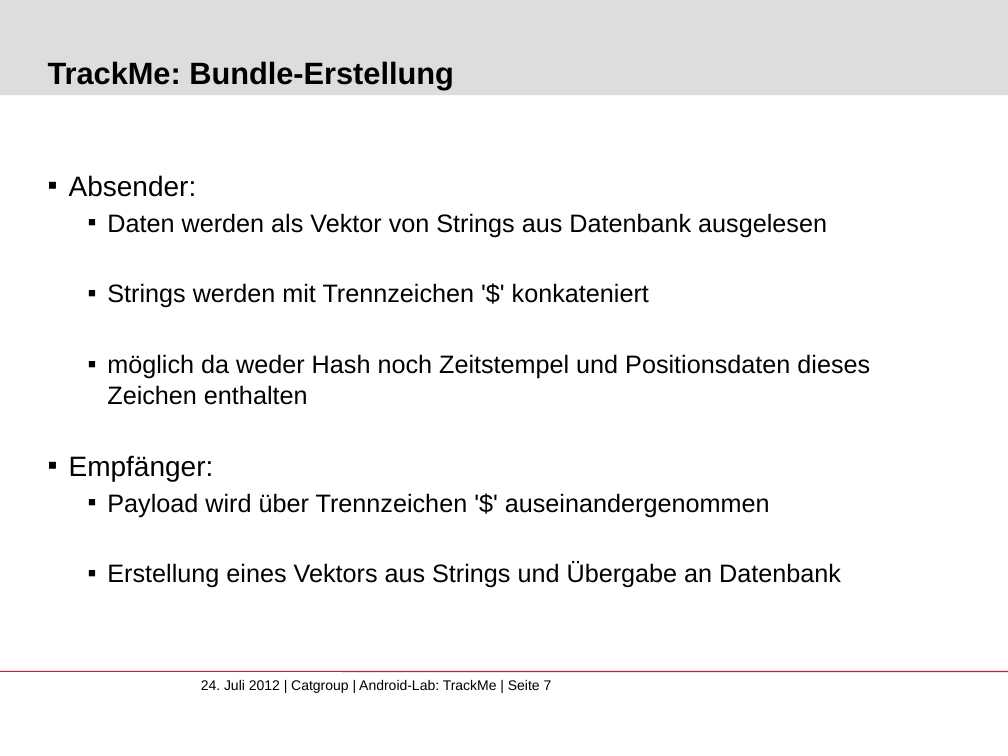
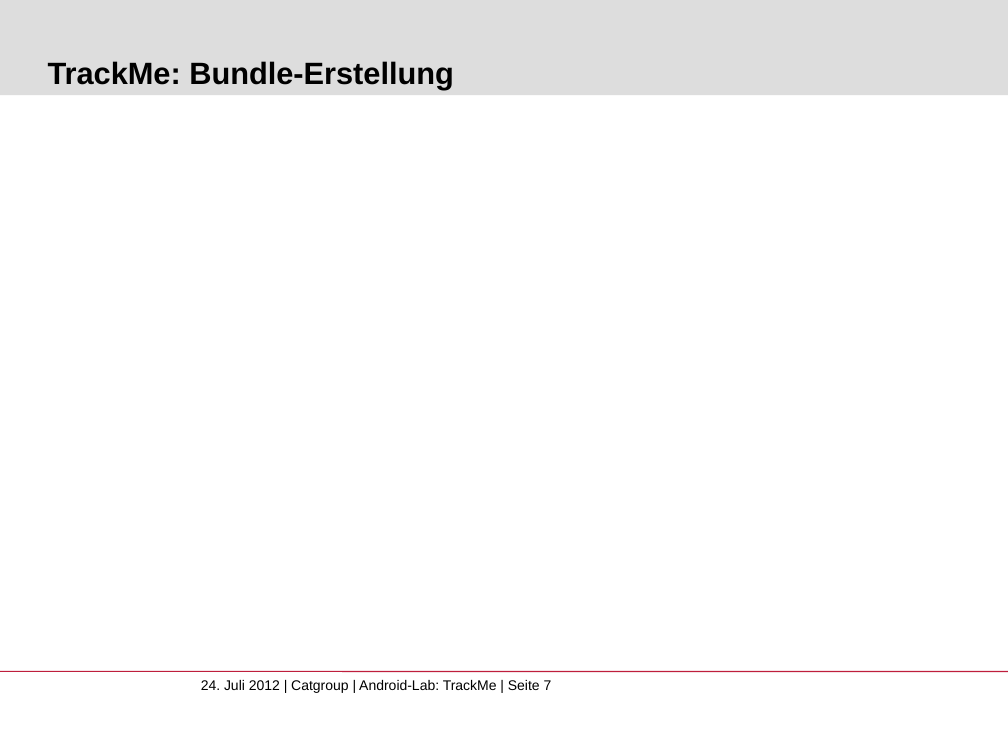
Before and after one commit to Susshi/TrackMe, a slide deck: slide 7 of doc/Android-Lab-TrackMe-Abschlusspraes.pptx. Drawn at 1008x756 pixels with LibreOffice and Linux fonts; fonts in the diff are those of the drawing; grey boxes stand for pictures; background and template pictures are left out. Boxes give left, top, right and bottom in pixels: in the first picture for what was removed or moved away, otherwise in the second. Text is boxed around its words. In the diff, an @@ line names an element or a change of style, - is before the commit and + after.

```diff
--- a/doc/Android-Lab-TrackMe-Abschlusspraes.pptx
+++ b/doc/Android-Lab-TrackMe-Abschlusspraes.pptx
@@ text removed at (69,175,870,588) @@
-  ▪ Absender:
-      ▪ Daten werden als Vektor von Strings aus Datenbank ausgelesen
-      ▪ Strings werden mit Trennzeichen '$' konkateniert
-      ▪ möglich da weder Hash noch Zeitstempel und Positionsdaten dieses Zeichen enthalten
-  ▪ Empfänger:
-      ▪ Payload wird über Trennzeichen '$' auseinandergenommen
-      ▪ Erstellung eines Vektors aus Strings und Übergabe an Datenbank
```
Also in this commit, not shown: 3 other slides changed, 5 slides added, 2 other files.
